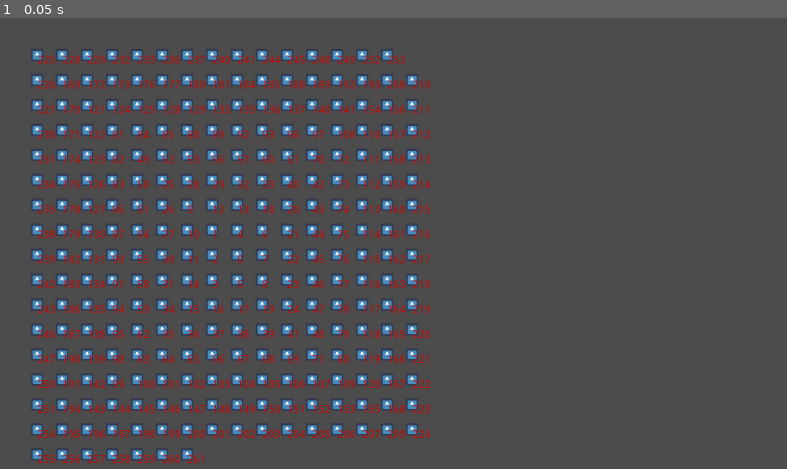
Above: before the commit, frame 1.
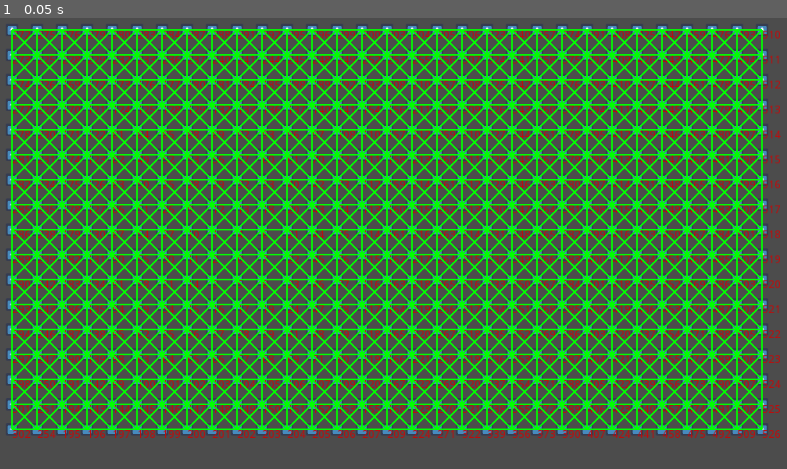
Above: after the commit, the same moment.

Repository: Nabiz/ZombieGameAI
Game: Godot game, scene res://Main.tscn
The game is run twice, just before and just after one commit, with the same random seed, the same clock (stepped at 60 frames per second) and the same inputs. The engine's default icon, where the game draws it, is replaced by a stand-in: a white triangle on a blue panel in a dark square.
Inputs:
- Up to frame 1 (0.05 s): no input

The runs differ from the first frame. In frame 1, 39% of the frame differs, in the area x 0-100%, y 1-99%.

Commit message:
flood fill

Diff:
--- /dev/null
+++ b/BotShooter/Graph/Edge.gd
@@ -0,0 +1,13 @@
+extends Node2D
+
+var id_from
+var id_to
+var cost
+
+func _ready():
+	pass
+
+func _draw():
+	var start = Utils.graph.get_vertex(id_from).position
+	var vector = Utils.graph.get_vertex(id_to).position
+	draw_line(start, vector, Color.green, 2)
--- /dev/null
+++ b/BotShooter/Graph/Edge.tscn
@@ -0,0 +1,6 @@
+[gd_scene load_steps=2 format=2]
+
+[ext_resource path="res://Graph/Edge.gd" type="Script" id=1]
+
+[node name="Edge" type="Node2D"]
+script = ExtResource( 1 )
--- a/BotShooter/Graph/Graph.gd
+++ b/BotShooter/Graph/Graph.gd
@@ -1,22 +1,35 @@
 extends Node2D
 
-var vertexes = []
+var vertecies = []
 var edges = []
 var n = 1
 
+var edge_scene = load("res://Graph/Edge.tscn")
+
 func _ready():
-	vertexes.append($Vertex)
+	vertecies.append($Vertex)
 	create_graph()
 
+func get_vertex(id):
+	for vertex in vertecies:
+		if vertex.id == id:
+			return vertex
+
 func add_vertex(vertex):
-	vertex.index = n
+	vertex.id = n
 	add_child(vertex)
 	n += 1
-	vertexes.append(vertex)
+	vertecies.append(vertex)
+
+func add_edge(from, to):
+	var edge = edge_scene.instance()
+	edge.id_from = from
+	edge.id_to = to
+	add_child(edge)
+	edges.append(edge)
 
 func create_graph():
 	var queue = [$Vertex]
-	#while not queue.empty():
-	for i in range(200):
+	while not queue.empty():
 		var v = queue.pop_front()
 		queue.append_array(v.create_neighbors())
--- a/BotShooter/Graph/Vertex.gd
+++ b/BotShooter/Graph/Vertex.gd
@@ -1,13 +1,13 @@
 extends Area2D
 
-var index = 0
+var id = 0
 var vertex_scene = load("res://Graph/Vertex.tscn")
 var graph
 
 
 func _ready():
 	graph = get_parent()
-	$Label.text = str(index)
+	$Label.text = str(id)
 
 func create_neighbors():
 	var neighbors = []
@@ -17,11 +17,15 @@
 				var neighbor = create_neighbor(position+Vector2(i*32,j*32))
 				if neighbor:
 					neighbors.append(neighbor)
+					graph.add_edge(id, neighbor.id)
 	return neighbors
 
 func create_neighbor(new_vertex_position):
-	for vertex in graph.vertexes:
+	if new_vertex_position.x < 32 or new_vertex_position.x > 1024-32 or new_vertex_position.y < 32 or new_vertex_position.y > 600-32:
+		return
+	for vertex in graph.vertecies:
 		if vertex.position == new_vertex_position:
+			graph.add_edge(id, vertex.id)
 			return
 	var new_vertex = vertex_scene.instance()
 	new_vertex.position = new_vertex_position
--- /dev/null
+++ b/BotShooter/Utils.gd
@@ -0,0 +1,6 @@
+extends Node
+
+var graph
+
+func _ready():
+	graph = get_node("../Main/Graph")
--- /dev/null
+++ b/BotShooter/Utils.tscn
@@ -0,0 +1,6 @@
+[gd_scene load_steps=2 format=2]
+
+[ext_resource path="res://Utils.gd" type="Script" id=1]
+
+[node name="Utils" type="Node"]
+script = ExtResource( 1 )
--- a/BotShooter/project.godot
+++ b/BotShooter/project.godot
@@ -14,6 +14,10 @@
 run/main_scene="res://Main.tscn"
 config/icon="res://icon.png"
 
+[autoload]
+
+Utils="*res://Utils.gd"
+
 [physics]
 
 common/enable_pause_aware_picking=true
